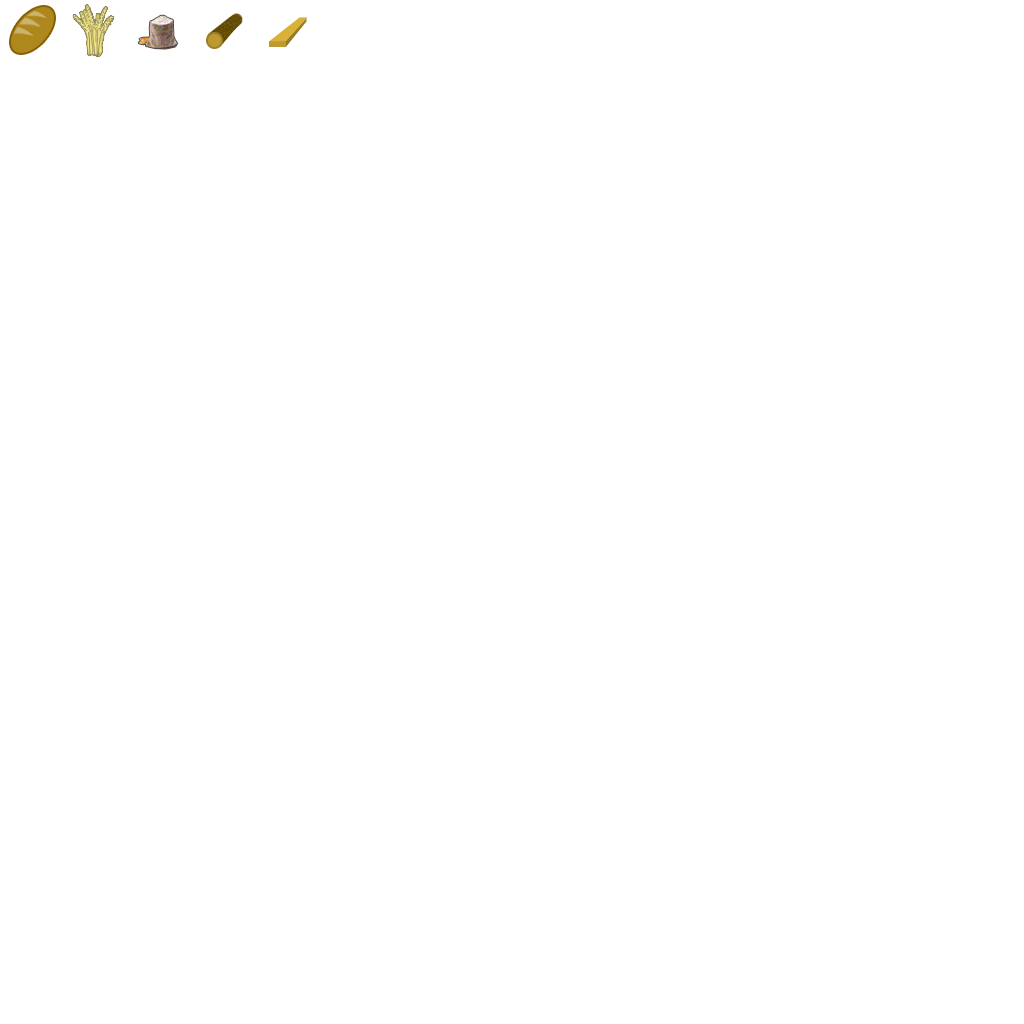
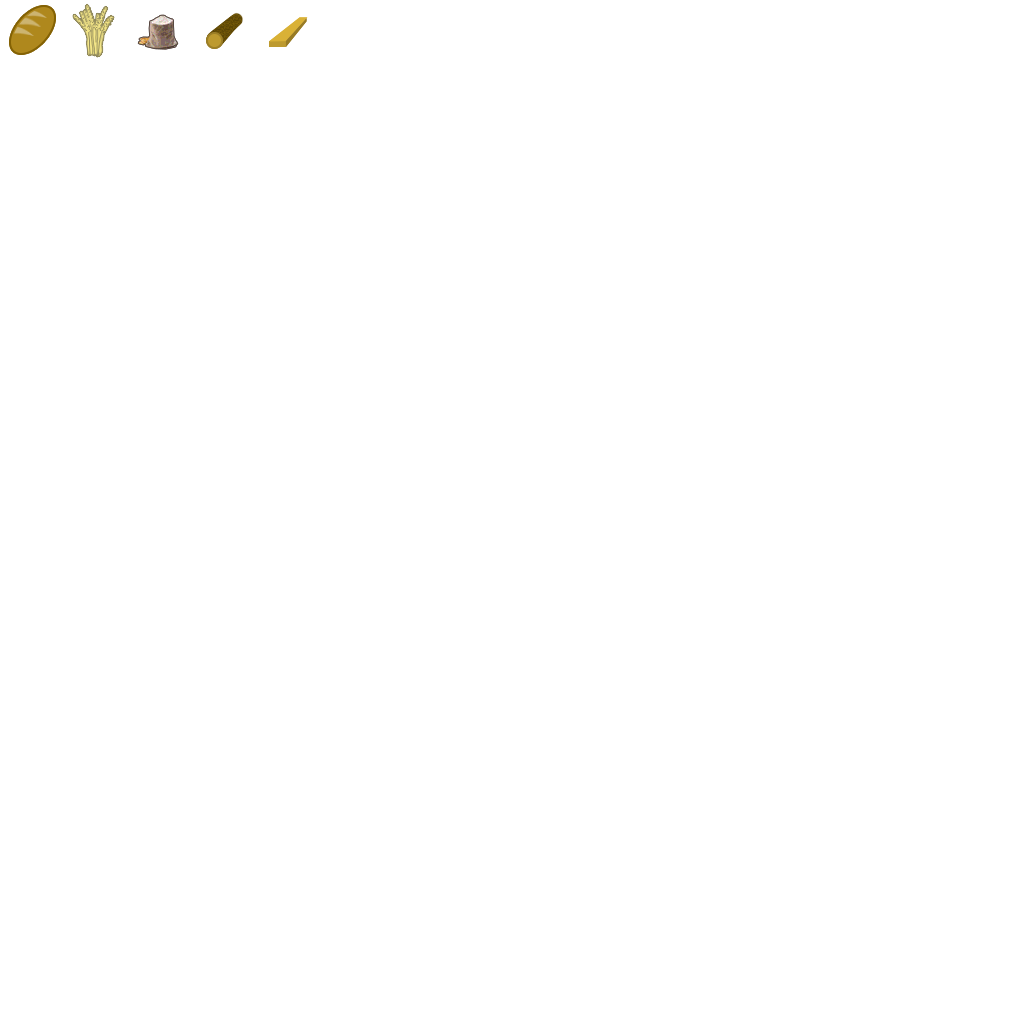
Layers edited between the first and the second w=1024, h=1024 image:
added layer "CtrlAltShiftE" above "1-5" over [9, 4, 308, 58]
